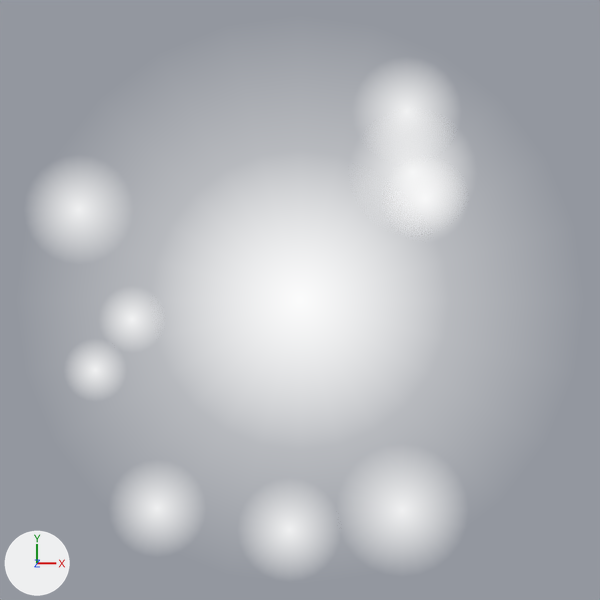
Renders of the Blender file art_src/vfx/bind/bind.blend from each side of a commit.
Rendered twice from the file's camera 'cam'. Arrows for +X, +Y and +Z are at lower left; the lights stay in place. The first picture is the older version.

The first picture shows 'poison_head_rim'.
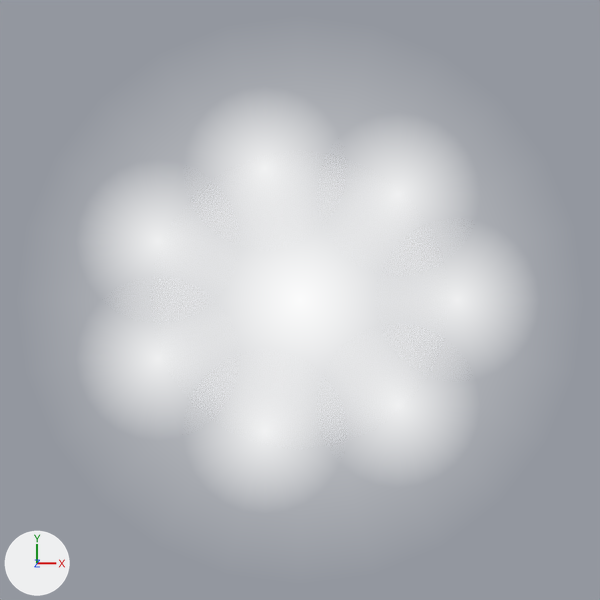
What differs and where, as boxes [x1, y1, x2, y2] in the pictures (600 x 600 px; the box of a moved part takes in the faces that stretch with it):
'poison_head_rim', reshaped: before [58, 91, 442, 549]; after [131, 141, 485, 459]
part 1 of me_poison_head_rim, moved or reshaped: before [409, 185, 442, 215]; after [430, 273, 485, 328]
part 2 of me_poison_head_rim, moved or reshaped: before [389, 148, 437, 197]; after [371, 167, 426, 222]
part 3 of me_poison_head_rim, moved or reshaped: before [386, 91, 428, 132]; after [237, 141, 292, 196]
part 4 of me_poison_head_rim, moved or reshaped: before [119, 307, 145, 332]; after [131, 214, 186, 269]
part 5 of me_poison_head_rim, moved or reshaped: before [83, 358, 107, 382]; after [131, 331, 186, 386]
part 6 of me_poison_head_rim, moved or reshaped: before [270, 510, 309, 549]; after [237, 404, 292, 459]
part 7 of me_poison_head_rim, moved or reshaped: before [377, 485, 427, 535]; after [371, 378, 426, 433]
part 8 of me_poison_head_rim, deleted: before [139, 490, 176, 527]
part 9 of me_poison_head_rim, deleted: before [58, 189, 100, 230]

Patch to the scene script:
```diff
--- a/art_src/vfx/bind/bind.blend.py
+++ b/art_src/vfx/bind/bind.blend.py
@@ me_poison_head_rim @@
 # used by ob_poison_head_rim; location = (0.0, 0.0, 0.0)
-me_poison_head_rim.from_pydata(...)  # 275 vertices, 264 faces; spans x -1.9..1.9, y -1.9..1.9, z 0.0..0.01
+me_poison_head_rim.from_pydata(...)  # 225 vertices, 216 faces; spans x -1.9..1.9, y -1.9..1.9, z 0.0..0.01
+# me_poison_head_rim part 1: the loose piece of 25 vertices spanning x 0.54..1.13, y 0.38..0.97, z 0.0 is scaled about its middle by (1.87, 1.87, 1), then moved by (0.22, -0.68, 0.0)
+# me_poison_head_rim part 2: the loose piece of 25 vertices spanning x 0.32..1.18, y 0.42..1.28, z 0.01 is scaled about its middle by (1.27, 1.27, 1), then moved by (-0.1, -0.15, 0.0)
+# me_poison_head_rim part 3: the loose piece of 25 vertices spanning x 0.34..1.08, y 0.89..1.63, z 0.0 is scaled about its middle by (1.49, 1.49, 1), then moved by (-0.95, -0.38, 0.0)
+# me_poison_head_rim part 4: the loose piece of 25 vertices spanning x -1.34..-0.89, y -0.35..0.1, z 0.01 is scaled about its middle by (2.44, 2.44, 1), then moved by (0.17, 0.52, 0.0)
+# me_poison_head_rim part 5: the loose piece of 25 vertices spanning x -1.58..-1.15, y -0.68..-0.25, z 0.0 is scaled about its middle by (2.59, 2.59, 1), then moved by (0.42, 0.08, 0.0)
+# me_poison_head_rim part 6: the loose piece of 25 vertices spanning x -0.42..0.28, y -1.88..-1.18, z 0.01 is scaled about its middle by (1.58, 1.58, 1), then moved by (-0.16, 0.65, 0.0)
+# me_poison_head_rim part 7: the loose piece of 25 vertices spanning x 0.24..1.13, y -1.85..-0.96, z 0.01 is scaled about its middle by (1.23, 1.23, 1), then moved by (-0.03, 0.7, 0.0)
+# me_poison_head_rim part 8: the loose piece of 25 vertices spanning x -1.28..-0.62, y -1.72..-1.06, z 0.01 is deleted
+# me_poison_head_rim part 9: the loose piece of 25 vertices spanning x -1.84..-1.11, y 0.23..0.97, z 0.01 is deleted
 me_poison_head_rim.materials.append(mat_fx)
```
